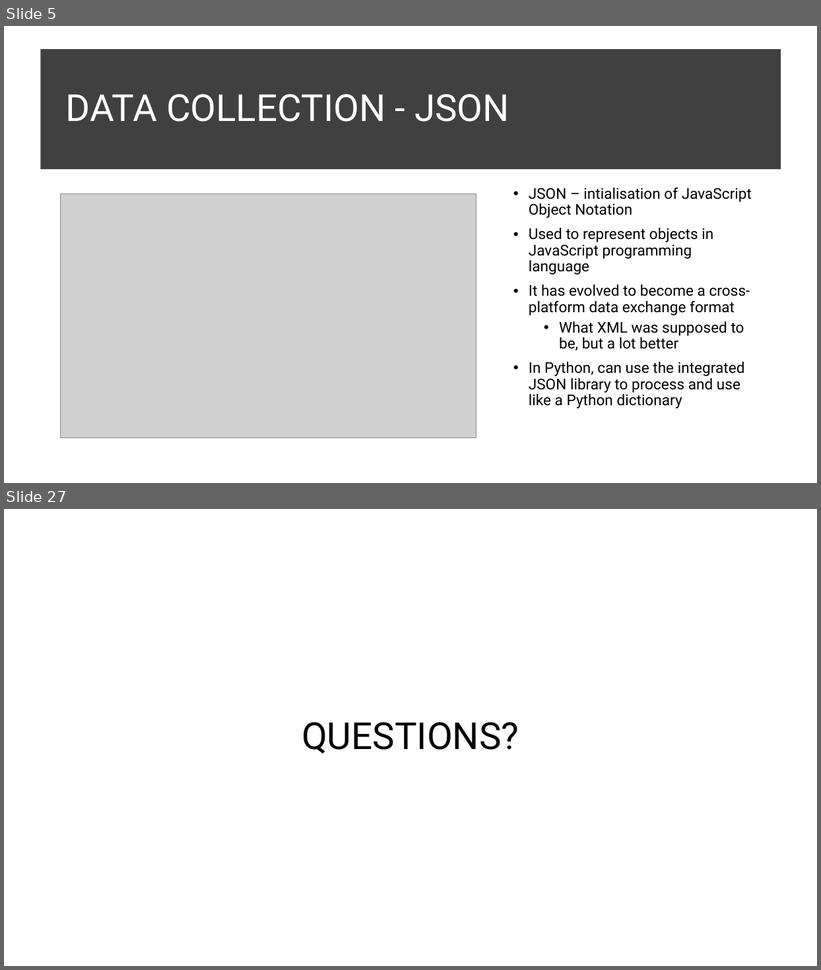
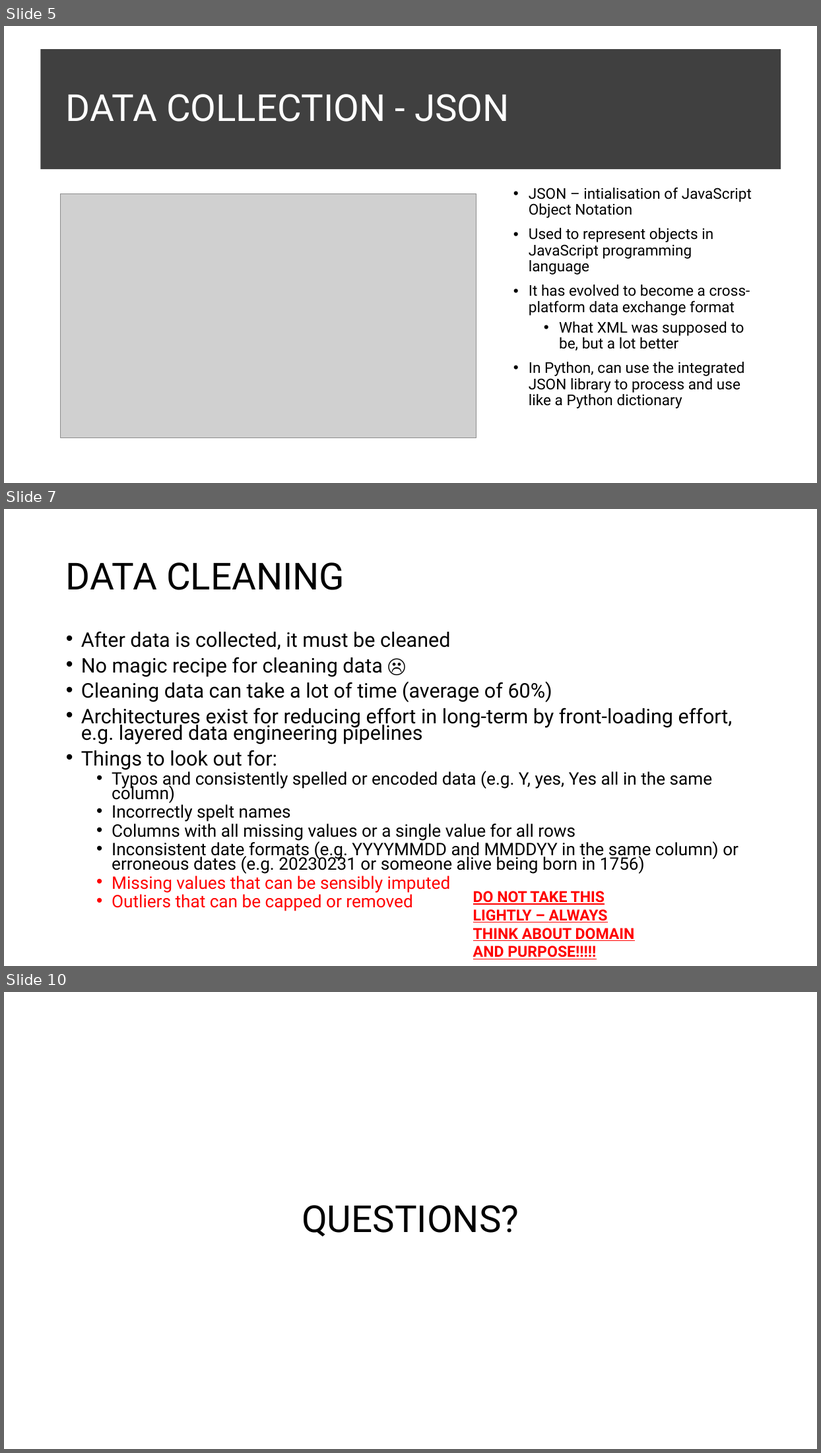
Before and after one commit to InzamamRahaman/COMP6940-2023, a slide deck: Lectures/Lecture 2/COMP6940 Lecture 2.pptx. Shown one above the other, each under a label of ours: slides 5 and 27 before the commit, slides 5, 7 and 10 after it; the slides between them are not shown. The pictures are 821x970 and 821x1453 pixels, drawn with LibreOffice and Linux fonts; fonts in the diff are those of the drawing; grey boxes stand for pictures. Boxes give left, top, right and bottom in pixels: in the first picture for what was removed or moved away, otherwise in the second. Text is boxed around its words. In the diff, an @@ line names an element or a change of style, - is before the commit and + after.

```diff
--- a/Lectures/Lecture 2/COMP6940 Lecture 2.pptx
+++ b/Lectures/Lecture 2/COMP6940 Lecture 2.pptx
@@ slide 7 added at bbox=[4, 509, 817, 966], background #FFFFFF @@
@@ title added at bbox=[66, 562, 345, 590], 44 pt, text #000000 @@
+DATA CLEANING
@@ text added at bbox=[81, 631, 739, 912], 20.4 pt, text #000000 @@
+• After data is collected, it must be cleaned
+• No magic recipe for cleaning data ☹
+• Cleaning data can take a lot of time (average of 60%)
+• Architectures exist for reducing effort in long-term by front-loading effort, e.g. layered data engineering pipelines
+• Things to look out for:
+  • Typos and consistently spelled or encoded data (e.g. Y, yes, Yes all in the same column)
+  • Incorrectly spelt names
+  • Columns with all missing values or a single value for all rows
+  • Inconsistent date formats (e.g. YYYYMMDD and MMDDYY in the same column) or erroneous dates (e.g. 20230231 or someone alive being born in 1756)
+  • Missing values that can be sensibly imputed
+  • Outliers that can be capped or removed
@@ text added at bbox=[473, 891, 635, 960], 18 pt, text #FF0000, bold, underline @@
+DO NOT TAKE THIS LIGHTLY – ALWAYS THINK ABOUT DOMAIN AND PURPOSE!!!!!
@@ what was slide 27 is now slide 10 @@
```
Also in this commit, not shown: 3 slides changed, 3 other slides added, 22 slides removed, 12 other files.
